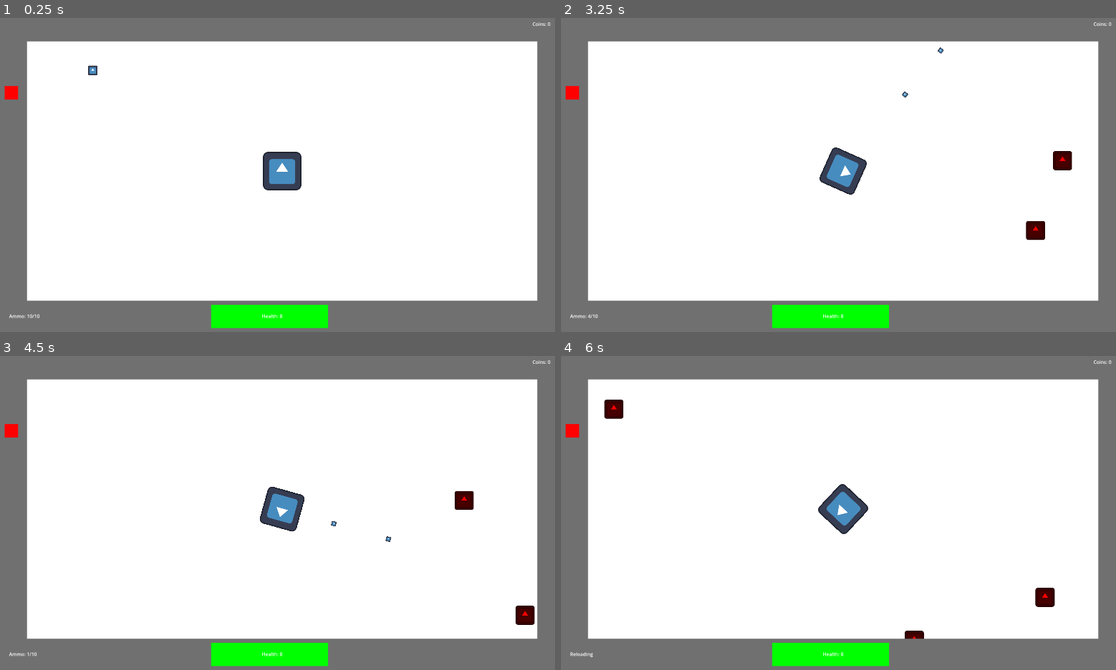
Above: before the commit, frames 1-4 (two rows, left to right).
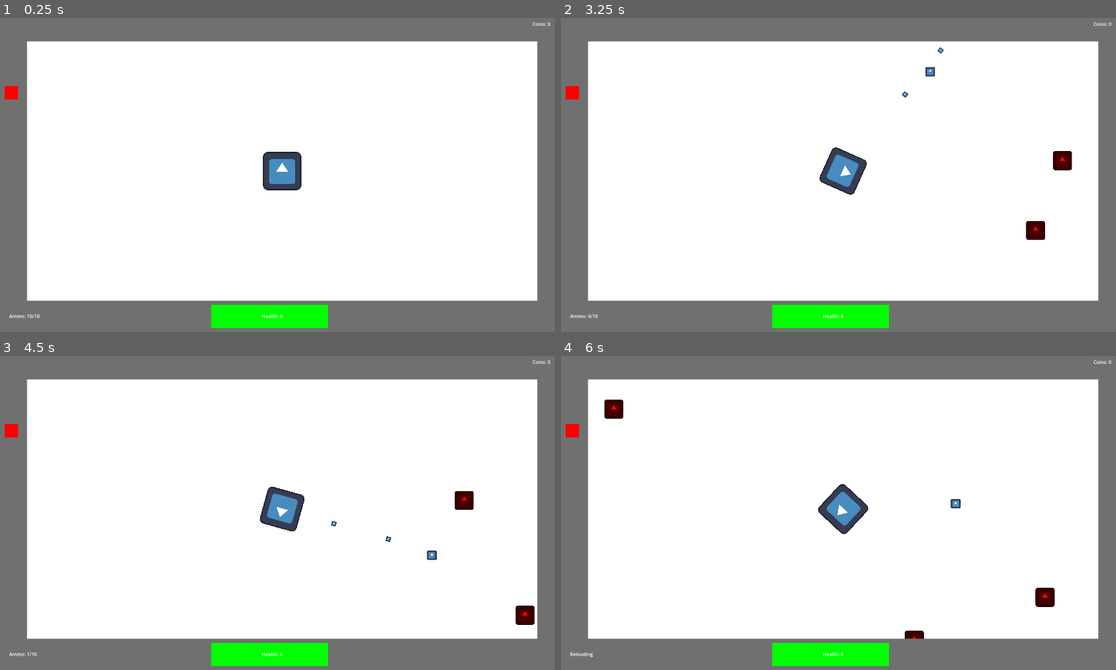
Above: after the commit, the same moments.

Repository: papaya19/One-Trick-Pony
Game: Godot game, scene res://Scenes/level.tscn
Two runs of this game, one before a commit and one after it. Both use one fixed random seed, a clock stepped at 60 frames per second and the inputs below. The engine's default icon, where the game draws it, is replaced by a stand-in: a white triangle on a blue panel in a dark square.
Inputs (mouse positions are in pixels of both pictures, inside the frame that each line leads up to):
- Up to frame 1 (0.25 s): no input
- Up to frame 2 (3.25 s): move the mouse to (971, 156) at 0.52 s; press the mouse at (971, 156) at 0.53 s; move the mouse to (727, 187) at 1.27 s; release the mouse at (727, 187) at 1.28 s; click (727, 187) at 1.35 s; move the mouse to (899, 99) at 2.02 s; press the mouse at (899, 99) at 2.03 s; move the mouse to (816, 234) at 2.77 s; release the mouse at (816, 234) at 2.78 s; click (816, 234) at 2.85 s
- Up to frame 3 (4.5 s): move the mouse to (455, 556) at 3.52 s; press the mouse at (455, 556) at 3.53 s; right-click (455, 556) at 4.15 s; move the mouse to (111, 459) at 4.27 s; release the mouse at (111, 459) at 4.28 s; click (111, 459) at 4.35 s
- Up to frame 4 (6 s): move the mouse to (871, 509) at 5.02 s; press the mouse at (871, 509) at 5.03 s; move the mouse to (755, 428) at 5.77 s; release the mouse at (755, 428) at 5.78 s; click (755, 428) at 5.85 s

The runs differ from the first frame. In frame 1, less than 0.1% of the frame differs, in the area x 15-18%, y 15-19%; in frame 2, less than 0.1%, in the area x 65-68%, y 15-19%; in frame 3, less than 0.1%; in frame 4, less than 0.1%.

Commit message:
coins drop on enemy death

Diff:
--- a/Godot Project Files/Scenes/level.tscn
+++ b/Godot Project Files/Scenes/level.tscn
@@ -3,7 +3,6 @@
 [ext_resource type="PackedScene" uid="uid://dwfpcfxio54y4" path="res://Scenes/gun.tscn" id="1_k5f4k"]
 [ext_resource type="PackedScene" uid="uid://dhi5lmgj3uvww" path="res://Scenes/player.tscn" id="1_tumq0"]
 [ext_resource type="PackedScene" uid="uid://8aq3xri8qeeh" path="res://Scenes/enemy_spawner.tscn" id="4_81xng"]
-[ext_resource type="PackedScene" uid="uid://d2kukq6a11gar" path="res://Scenes/coin.tscn" id="4_wqkje"]
 
 [node name="Level" type="Node2D" unique_id=1152983213]
 
@@ -23,9 +22,3 @@
 position = Vector2(960, 540)
 
 [node name="Enemy Spawner" parent="." unique_id=1916731149 instance=ExtResource("4_81xng")]
-
-[node name="Node2D" type="Node2D" parent="." unique_id=1509507309]
-position = Vector2(553, 60)
-
-[node name="Coin" parent="." unique_id=2000904391 instance=ExtResource("4_wqkje")]
-position = Vector2(193, 132)
--- a/Godot Project Files/Scripts/coin.gd
+++ b/Godot Project Files/Scripts/coin.gd
@@ -1,5 +1,4 @@
 extends Area2D
-
 
 var speed = 600 #we should make this tween, it would work well
 
--- a/Godot Project Files/Scripts/enemy.gd
+++ b/Godot Project Files/Scripts/enemy.gd
@@ -1,7 +1,7 @@
 extends CharacterBody2D
 
 var speed = 100
-
+const coin = preload("res://Scenes/coin.tscn")
 
 func _process(delta: float) -> void:
 	var direction = global_position.direction_to(Vector2(960,540))
@@ -11,7 +11,13 @@
 func _on_area_2d_area_entered(body) -> void:
 	var direction = global_position.direction_to(Vector2(960,540))
 	if body.is_in_group("bullet"):
+		spawn_coin()
 		queue_free()
 	if body.is_in_group("player"):
 		Global.player_take_damage.emit(1)
 		queue_free()
+
+func spawn_coin():
+	var coin_instance = coin.instantiate()
+	coin_instance.global_position = global_position
+	get_parent().add_child.call_deferred(coin_instance)# this does mean that coin instances
--- a/Godot Project Files/Scripts/enemy_spawner.gd
+++ b/Godot Project Files/Scripts/enemy_spawner.gd
@@ -7,12 +7,6 @@
 @onready var screen_size = get_viewport_rect().size
 var spawn_pos = Vector2.ZERO
 
-func _ready() -> void:
-	if enemy_can_spawn:
-		enemy_can_spawn = false
-		await get_tree().create_timer(enemy_spawn_time).timeout
-		summon_enemy()
-		enemy_can_spawn = true
 
 func _process(delta: float) -> void:
 	if enemy_can_spawn:
